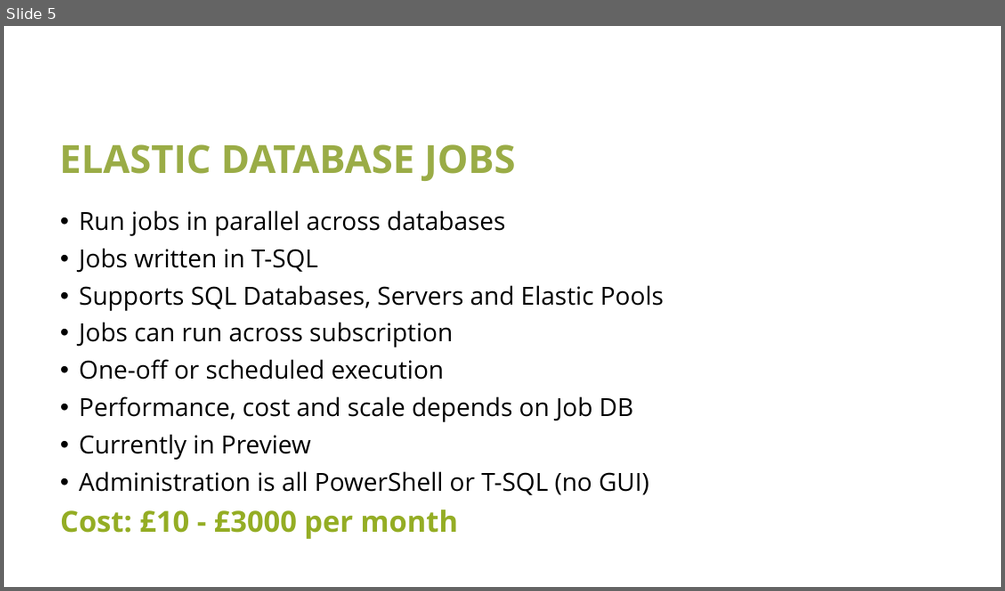
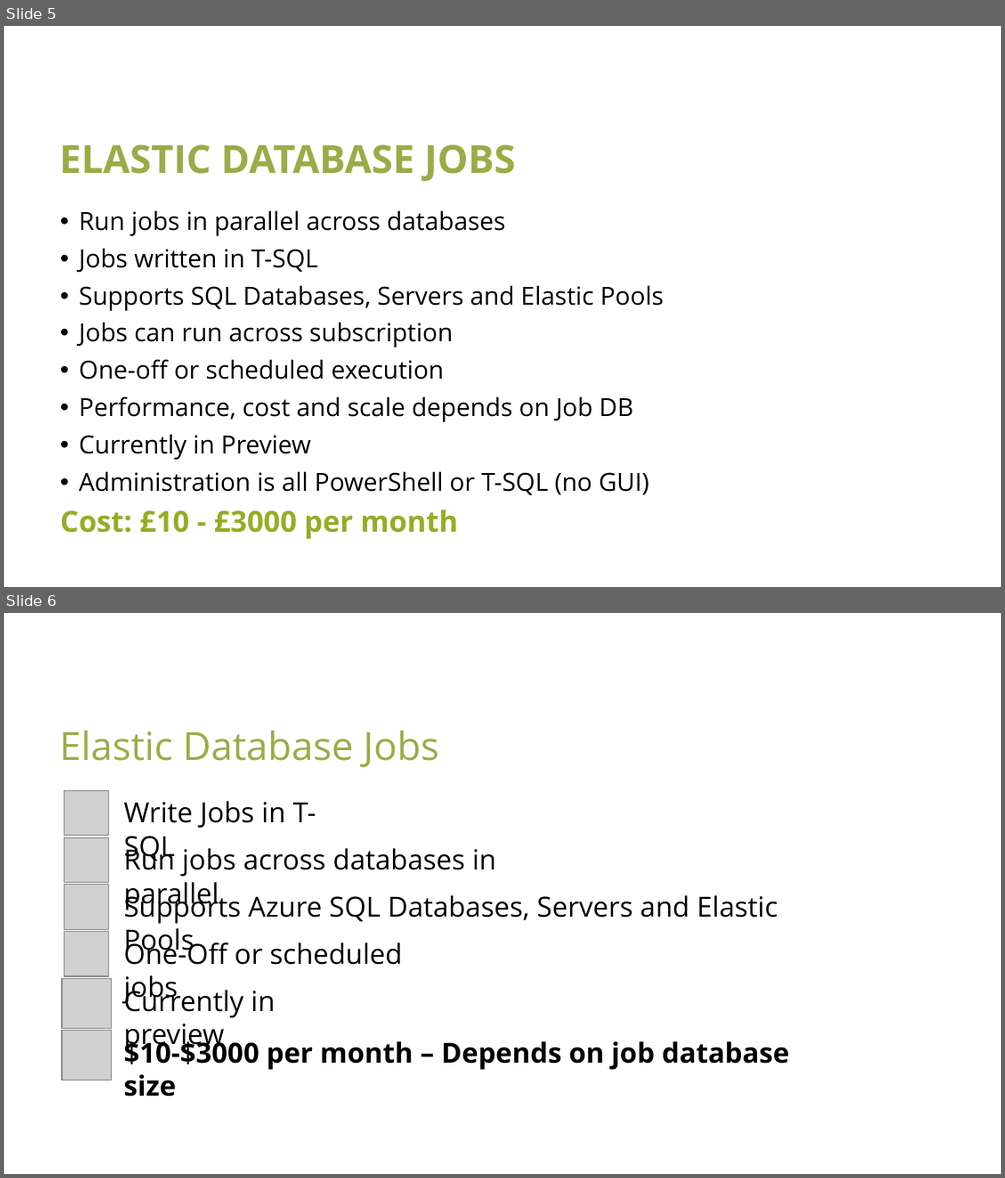
Before and after one commit to sam-cogan/sessions, a slide deck: sqlAgent/PASS-SQL19_PPT_Vorlage.pptx. Shown one above the other, each under a label of ours: slide 5 before the commit, slides 5 and 6 after it. The pictures are 1005x591 and 1005x1178 pixels, drawn with LibreOffice and Linux fonts; fonts in the diff are those of the drawing; grey boxes stand for pictures; background and template pictures are left out. Boxes give left, top, right and bottom in pixels: in the first picture for what was removed or moved away, otherwise in the second. Text is boxed around its words. In the diff, an @@ line names an element or a change of style, - is before the commit and + after.

```diff
--- a/sqlAgent/PASS-SQL19_PPT_Vorlage.pptx
+++ b/sqlAgent/PASS-SQL19_PPT_Vorlage.pptx
@@ slide 6 added at (4,613,1001,1174), background picture (left out) @@
@@ title added at (59,730,439,767), 28 pt, text #9AAC46 @@
+Elastic Database Jobs
@@ picture added at (64,790,109,835) @@
@@ text added at (124,801,316,863), 20 pt, text #000000 @@
+Write Jobs in T-SQL
@@ picture added at (64,837,109,882) @@
@@ text added at (124,848,496,910), 20 pt, text #000000 @@
+Run jobs across databases in parallel
@@ picture added at (64,884,109,929) @@
@@ text added at (124,891,777,957), 20 pt, text #000000 @@
+Supports Azure SQL Databases, Servers and Elastic Pools
@@ picture added at (64,931,109,976) @@
@@ text added at (124,938,403,1005), 20 pt, text #000000 @@
+One-Off or scheduled jobs
@@ picture added at (62,979,112,1029) @@
@@ text added at (124,985,275,1051), 20 pt, text #000000 @@
+Currently in preview
@@ picture added at (62,1030,112,1080) @@
@@ text added at (124,1037,789,1096), 20 pt, text #000000, bold @@
+$10-$3000 per month – Depends on job database size
```
Also in this commit, not shown: 4 slides changed, 1 other file.
